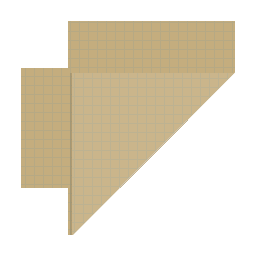
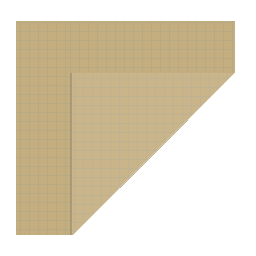
Layer changes from the first 256×256 image to the second:
added layer "Layer 6" above "Layer 4" over [16,21,68,235]
